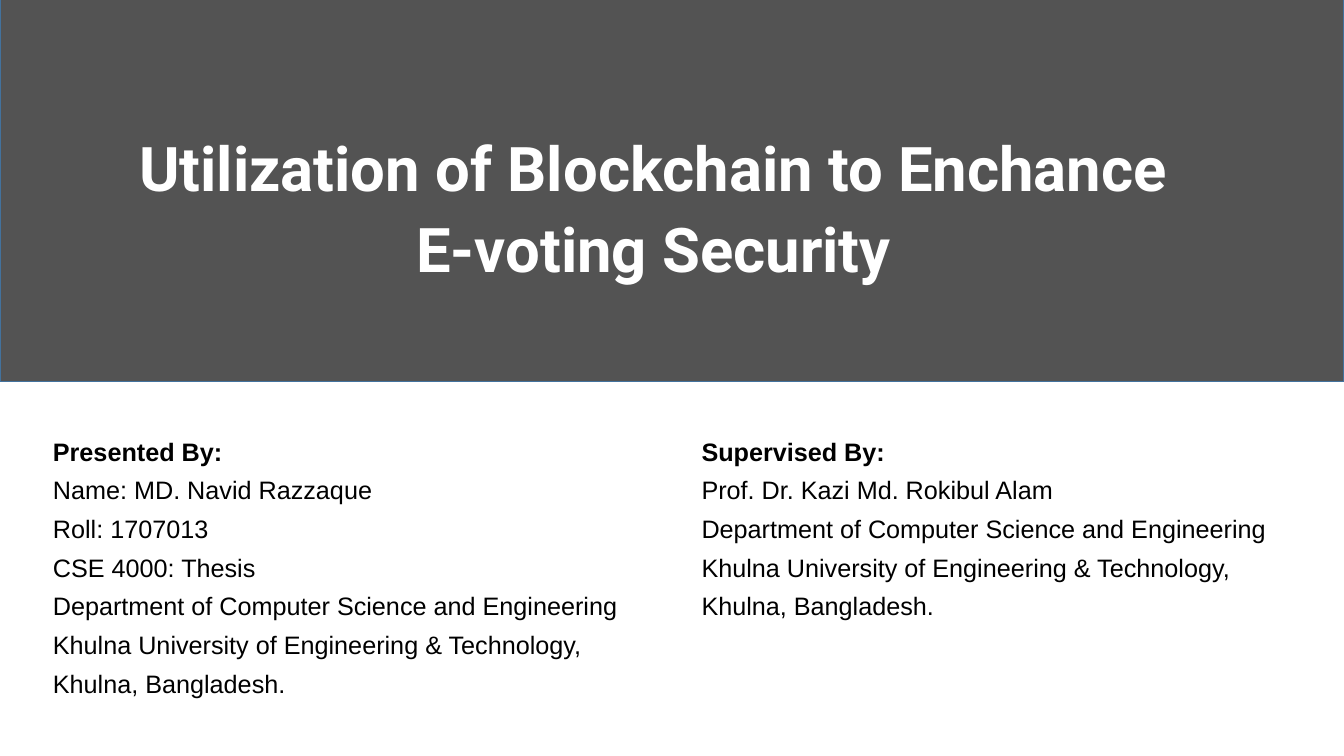
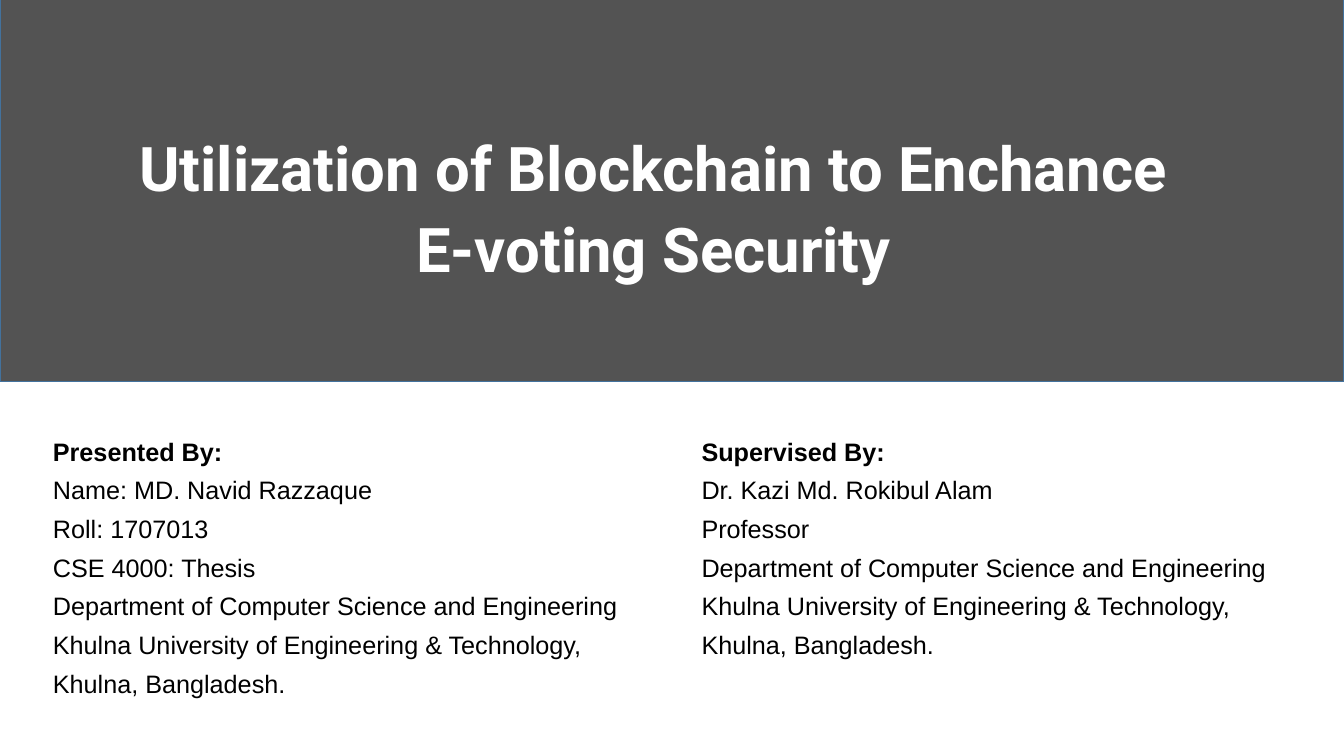
Before and after one commit to Nafi-13/Thesis, a slide deck: slide 1 of 1707013.pptx. Drawn at 1344x756 pixels with LibreOffice and Linux fonts; fonts in the diff are those of the drawing. Boxes give left, top, right and bottom in pixels: in the first picture for what was removed or moved away, otherwise in the second. Text is boxed around its words. In the diff, an @@ line names an element or a change of style, - is before the commit and + after.

```diff
--- a/1707013.pptx
+++ b/1707013.pptx
@@ text at [702, 480, 992, 539]: text changed @@
-Prof. Dr. Kazi Md. Rokibul Alam
+Dr. Kazi Md. Rokibul Alam
+Professor
```
Also in this commit, not shown: 14 other slides changed, 1 other file.
